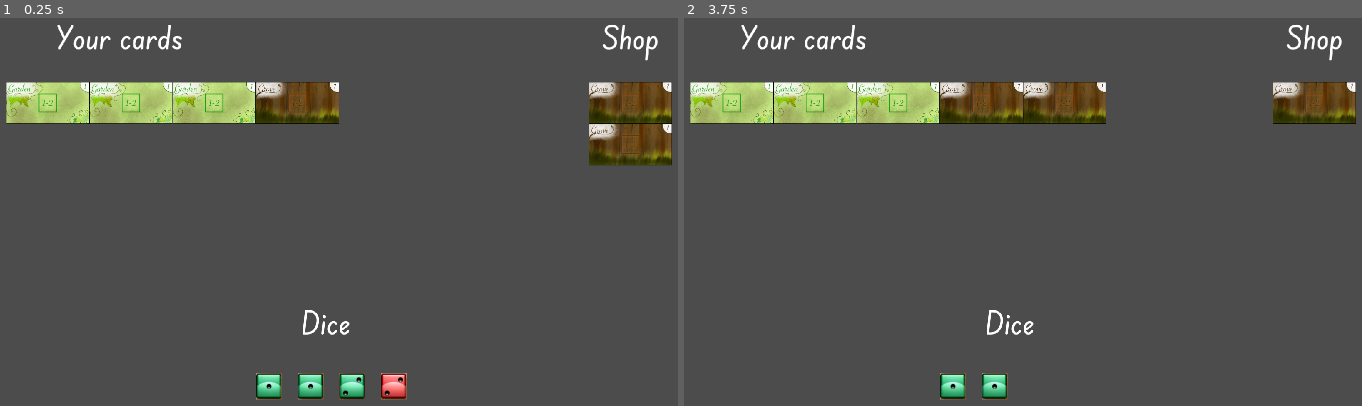
Above: before the commit, frames 1-2 (left to right).
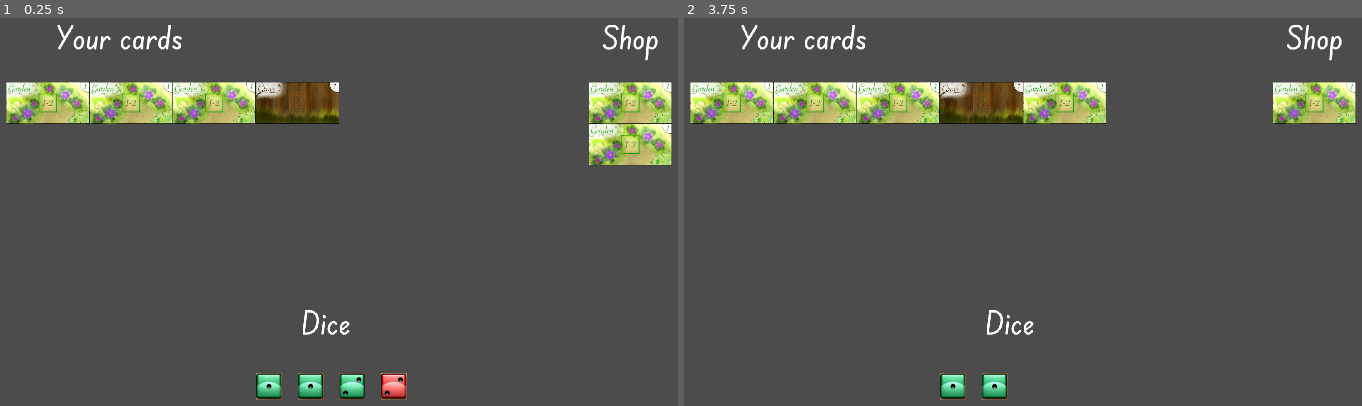
Above: after the commit, the same moments.

Repository: nguyenadam/Little-Village
Game: Godot game, scene res://Game.tscn
Same seed, same stepped clock (60 frames per second), same inputs: the game is played once before the commit and once after it.
Inputs (mouse positions are in pixels of both pictures, inside the frame that each line leads up to):
- Up to frame 1 (0.25 s): no input
- Up to frame 2 (3.75 s): tap Enter at 0.5, 2, 3.5 s; move the mouse to (731, 103) at 0.52 s; press the mouse at (731, 103) at 0.53 s; tap Space at 1.25, 2.75 s; move the mouse to (812, 103) at 1.27 s; release the mouse at (812, 103) at 1.28 s; tap T at 1.35, 2.85 s; click (812, 103) at 1.42 s; move the mouse to (900, 103) at 2.02 s; press the mouse at (900, 103) at 2.03 s; move the mouse to (982, 103) at 2.77 s; release the mouse at (982, 103) at 2.78 s; click (982, 103) at 2.92 s; move the mouse to (1314, 103) at 3.52 s; press the mouse at (1314, 103) at 3.53 s

The runs differ from the first frame. In frame 1, 4.8% of the frame differs, in the area x 0-100%, y 16-38%; in frame 2, 4.8%, in the area x 0-100%, y 16-28%.

Commit message:
new images

Diff:
--- a/Game.gd
+++ b/Game.gd
@@ -65,7 +65,7 @@
 
 func generate_shop_card():
 	var card = shop_card_template.instance()
-	card.init('grove')
+	card.init('garden')
 	self.add_child(card)
 	current_shop.append(card)
 	card.connect("clicked", self, "handle_shop_card_click")
Binary file changed: Assets/card_images/garden.png
Binary file added: Assets/card_images/lumbermill.png
Not shown, added: Assets/card_images/lumbermill.png.import
Binary file changed: Assets/card_images/storage_hut.png
